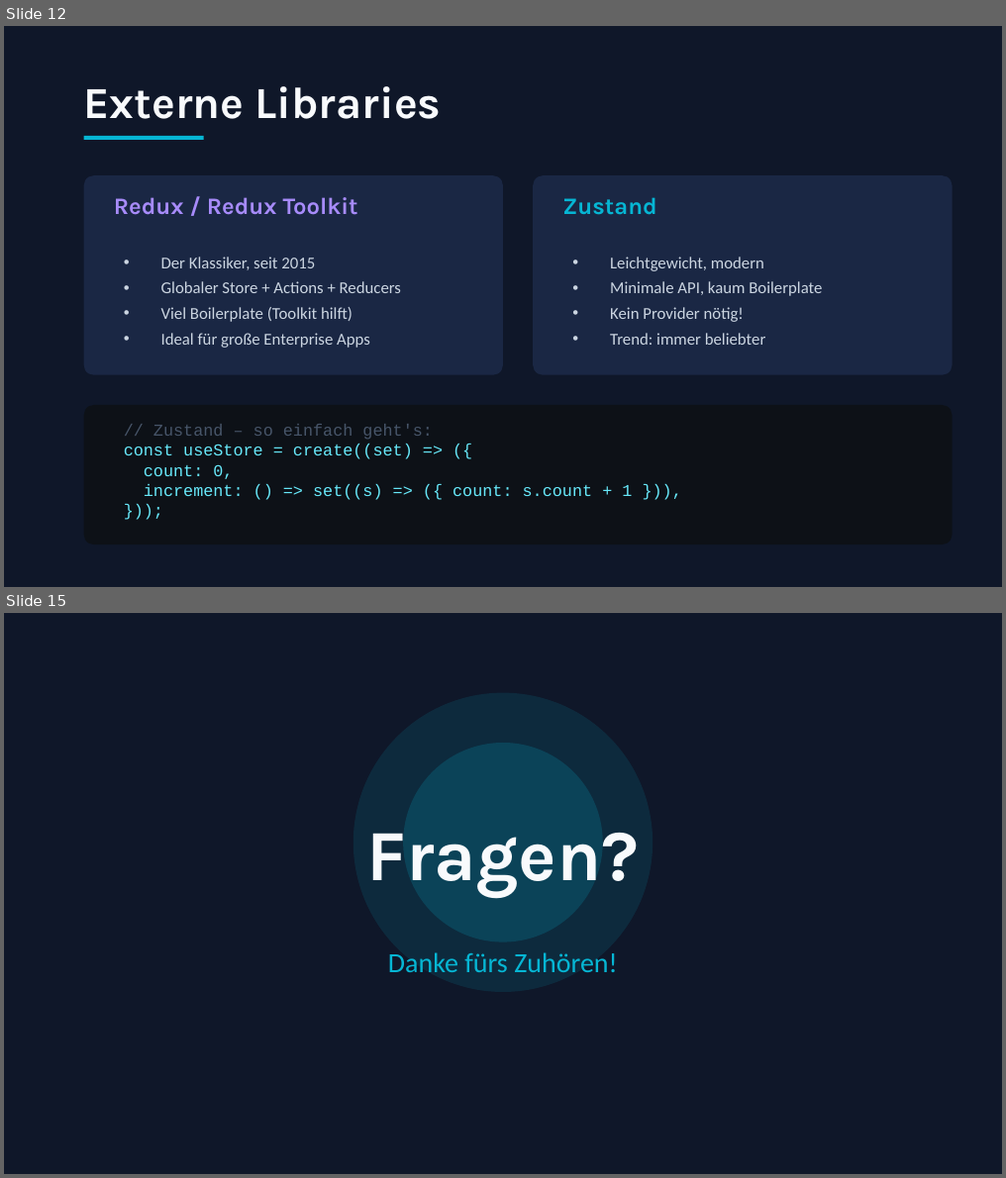
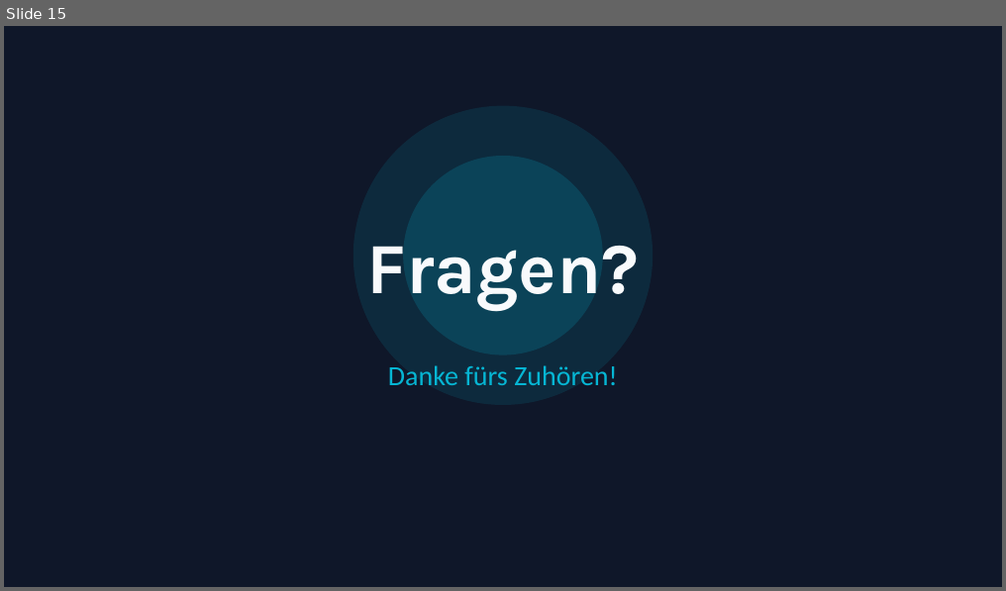
Before and after one commit to trungvt138/medieninformatik, a slide deck: WebProgramming/6.Termin/state-management-react.pptx. Shown one above the other, each under a label of ours: slides 12 and 15 before the commit, slide 15 after it; the slides between them are not shown. The pictures are 1006x1178 and 1006x591 pixels, drawn with LibreOffice and Linux fonts; fonts in the diff are those of the drawing. Boxes give left, top, right and bottom in pixels: in the first picture for what was removed or moved away, otherwise in the second. Text is boxed around its words. In the diff, an @@ line names an element or a change of style, - is before the commit and + after.

```diff
--- a/WebProgramming/6.Termin/state-management-react.pptx
+++ b/WebProgramming/6.Termin/state-management-react.pptx
@@ slide 12 removed at (x1=4, y1=26, x2=1002, y2=587), background #0F1729 @@
@@ text removed at (x1=84, y1=86, x2=442, y2=119) @@
-Externe Libraries
@@ rectangle removed at (x1=84, y1=136, x2=204, y2=140) @@
@@ rounded rectangle removed at (x1=84, y1=175, x2=503, y2=375) @@
@@ text removed at (x1=114, y1=197, x2=358, y2=215) @@
-Redux / Redux Toolkit
@@ rounded rectangle removed at (x1=533, y1=175, x2=952, y2=375) @@
@@ text removed at (x1=562, y1=197, x2=656, y2=215) @@
-Zustand
@@ text removed at (x1=161, y1=257, x2=401, y2=348) @@
-• Der Klassiker, seit 2015
-• Globaler Store + Actions + Reducers
-• Viel Boilerplate (Toolkit hilft)
-• Ideal für große Enterprise Apps
@@ text removed at (x1=610, y1=257, x2=822, y2=345) @@
-• Leichtgewicht, modern
-• Minimale API, kaum Boilerplate
-• Kein Provider nötig!
-• Trend: immer beliebter
@@ rounded rectangle removed at (x1=84, y1=405, x2=952, y2=545) @@
@@ text removed at (x1=124, y1=424, x2=632, y2=500) @@
-// Zustand – so einfach geht's:
-const useStore = create((set) => ({
-count: 0,
-increment: () => set((s) => ({ count: s.count + 1 })),
-}));
```
Also in this commit, not shown: 5 slides changed, 9 slides added, 8 other slides removed, 5 other files.
